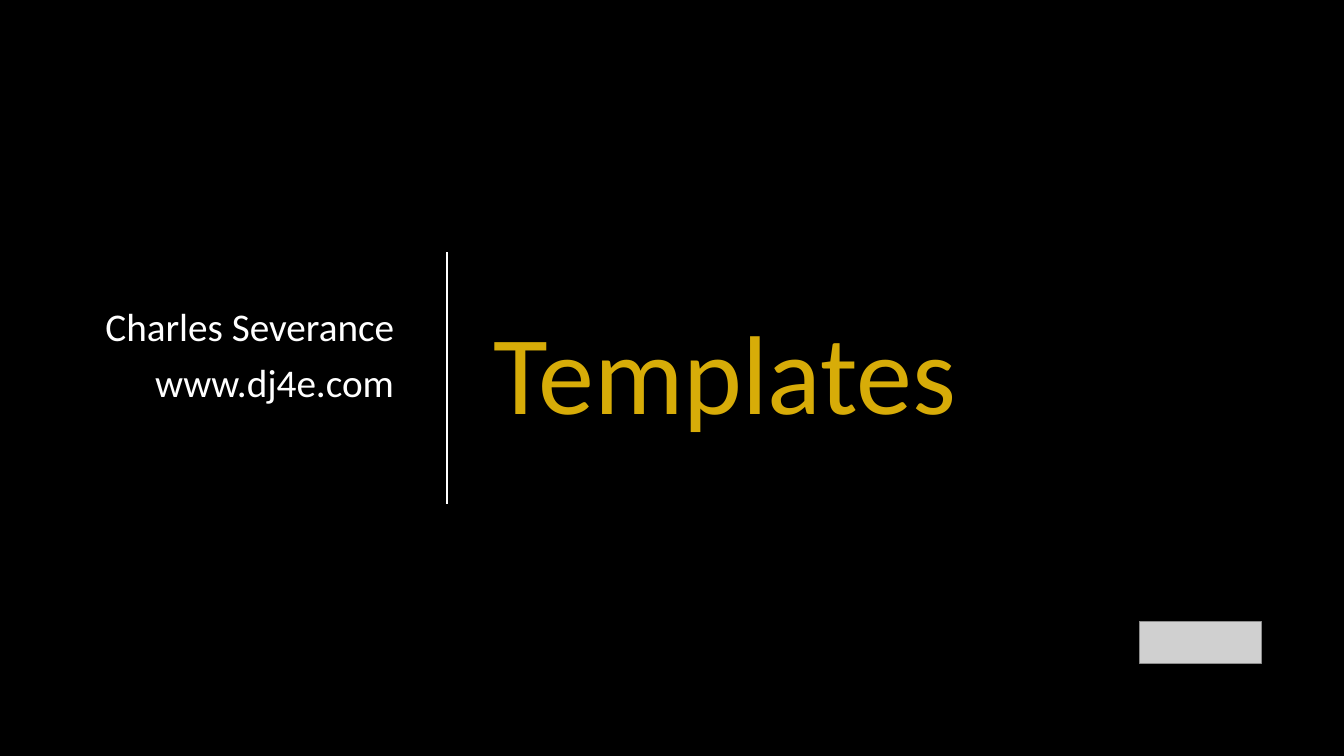
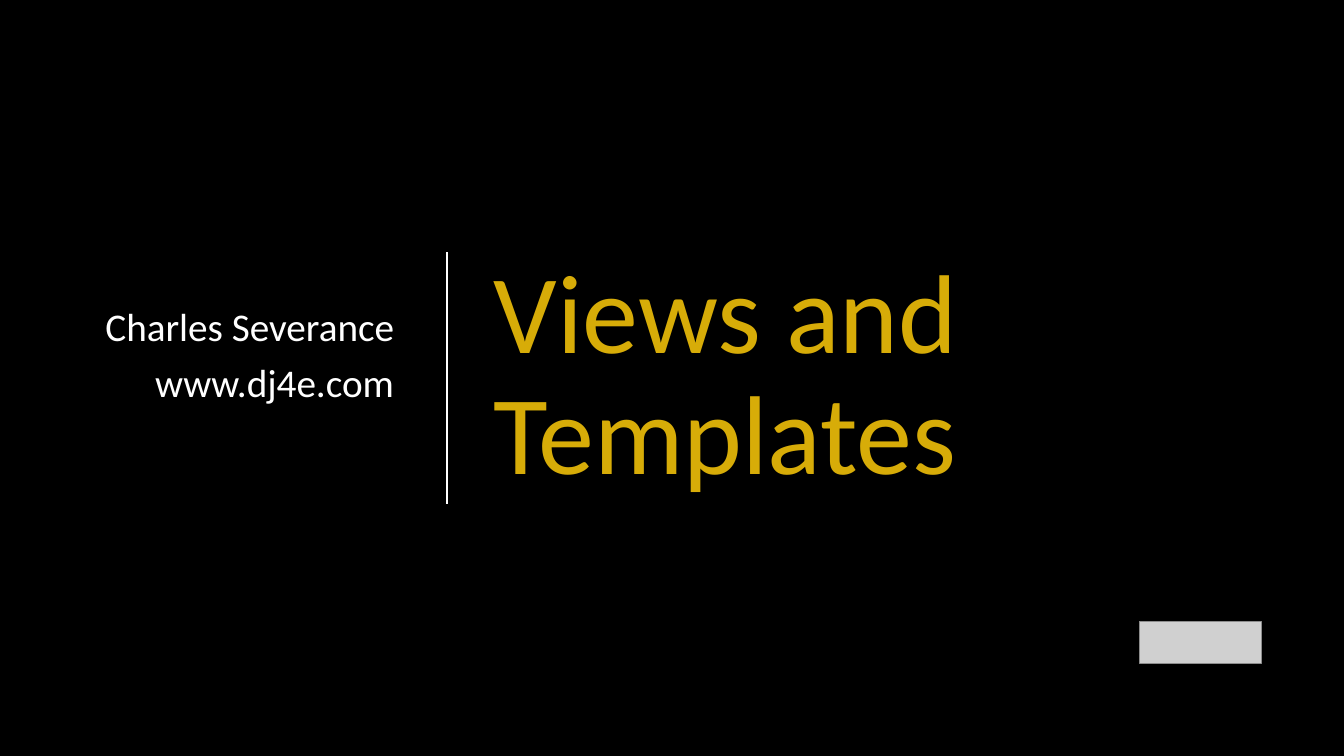
Before and after one commit to csev/dj4e, a slide deck: slide 1 of lectures/DJ-05-Views-Templates.pptx. Drawn at 1344x756 pixels with LibreOffice and Linux fonts; fonts in the diff are those of the drawing; grey boxes stand for pictures; background and template pictures are left out. Boxes give left, top, right and bottom in pixels: in the first picture for what was removed or moved away, otherwise in the second. Text is boxed around its words. In the diff, an @@ line names an element or a change of style, - is before the commit and + after.

```diff
--- a/lectures/DJ-05-Views-Templates.pptx
+++ b/lectures/DJ-05-Views-Templates.pptx
@@ title at <box>494,275,957,492</box>: text changed @@
-Templates
+Views and
+Templates
```
Also in this commit, not shown: 1 slide added, 2 other files.
